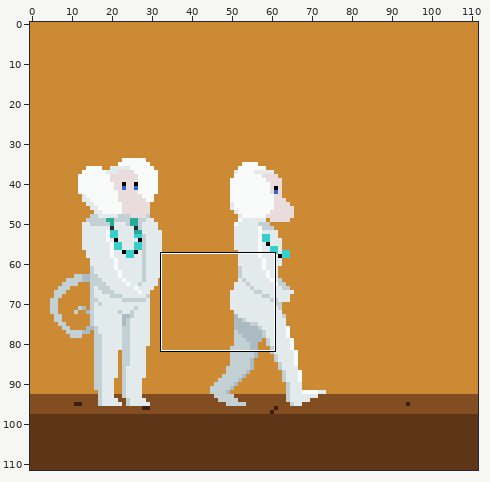
Edited in one commit: pixel-art file (animations-dev/micca-peaceful-walk.aseprite). The first picture is a wide view before the edit; the outline marks the close-up.
Close-up. Before:
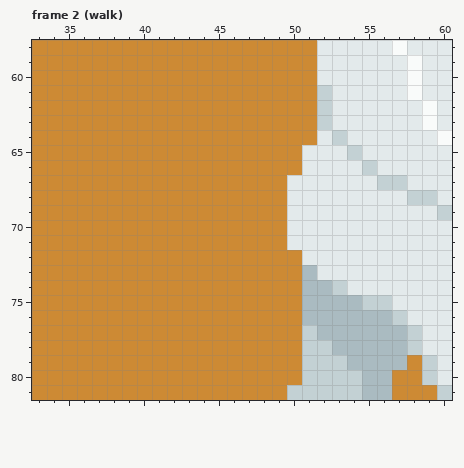
112x112 pixels, 11 frames. Shown: frame 2 (walk): x 33..60, y 58..81.
The result:
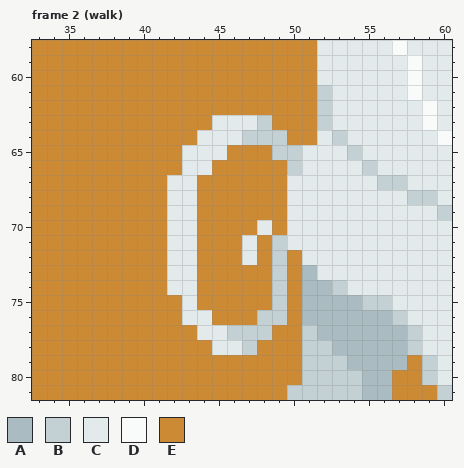
Palette (. is transparent): A #aabbc1  B #c3d1d4  C #e3eaeb  D #f9fbfa  E #cd8a34
Changes in this commit:
Frame 2 (walk), layer "micca-peaceful-side/tail":
y 63: x 45..48 EEEE -> CCCB
y 64: x 44..49 EEEEEE -> CCCBBB
y 65: x 43..45 EEE -> CCC; x 49..50 EE -> BB
y 66: x 43..44 EE -> CC; x 50 E -> B
y 67..69: x 42..43 EE -> CC
y 70: x 42..43 EE -> CC; x 48 E -> C
y 71..72: x 42..43 EE -> CC; x 47 E -> C; x 49 E -> B
y 73..74: x 42..43 EE -> CC; x 49 E -> B
y 75: x 43 E -> C; x 49 E -> B
y 76: x 43..44 EE -> CC; x 48..49 EE -> BB
y 77: x 44..48 EEEEE -> CCBBB
y 78: x 45..47 EEE -> CCB
Changed places in both close-ups, as pixel boxes (x1, y1, x2, y2):
changed: (167, 115, 302, 355)
